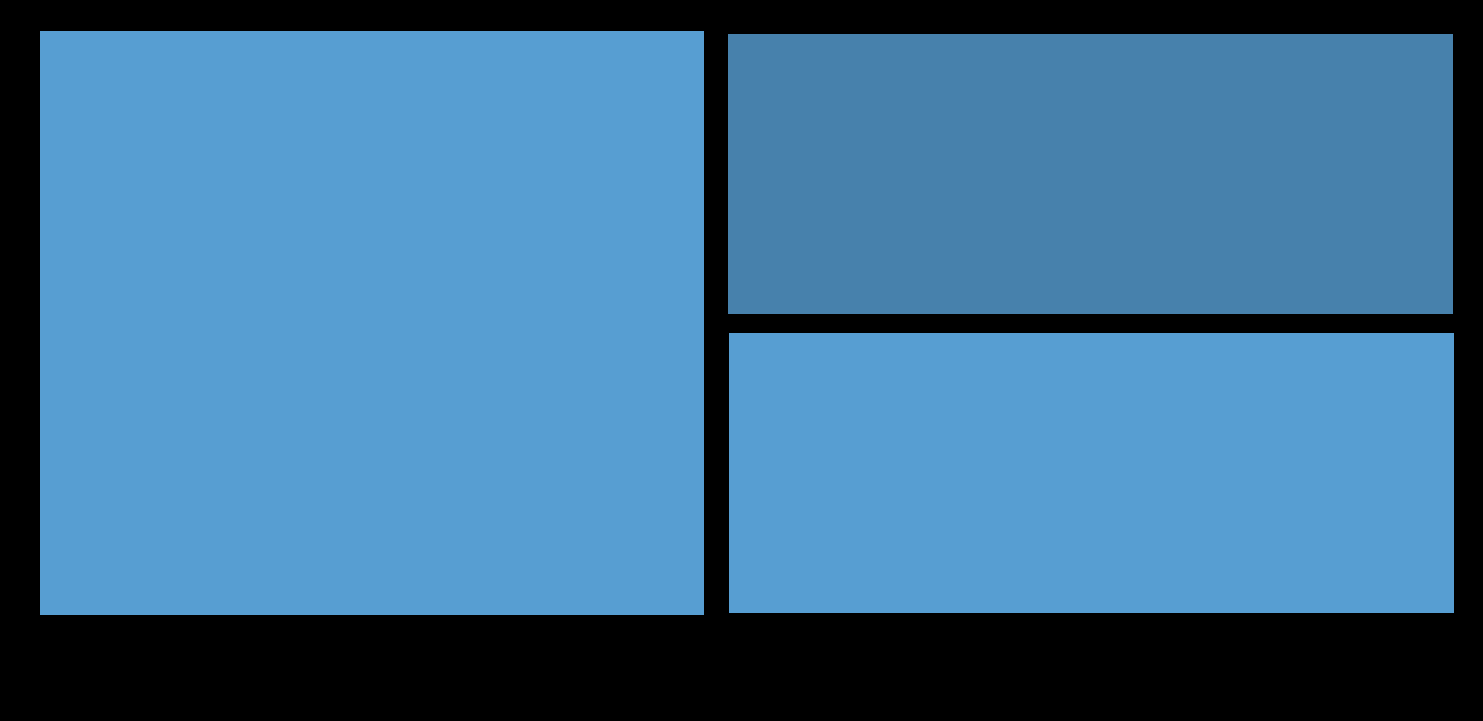
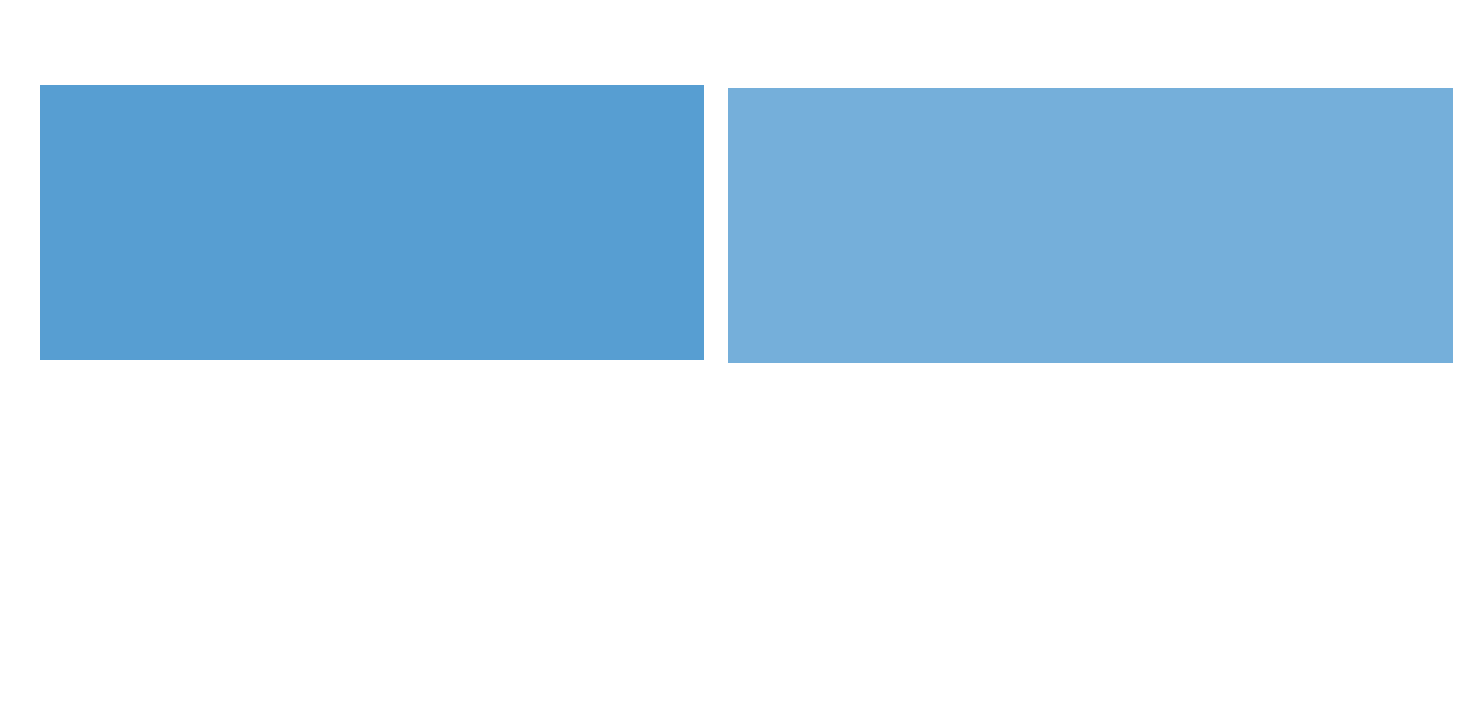
Layered file, before and after one edit (1483x721). Changes by layer:
hid "Rectangle 3", painted on it over left=729, top=333, right=1454, bottom=632
painted on "Rectangle 2" over left=728, top=34, right=1453, bottom=363
painted on "Rectangle 1" over left=40, top=31, right=704, bottom=615
painted on "Layer 1 copy 2" over left=0, top=0, right=1483, bottom=721
